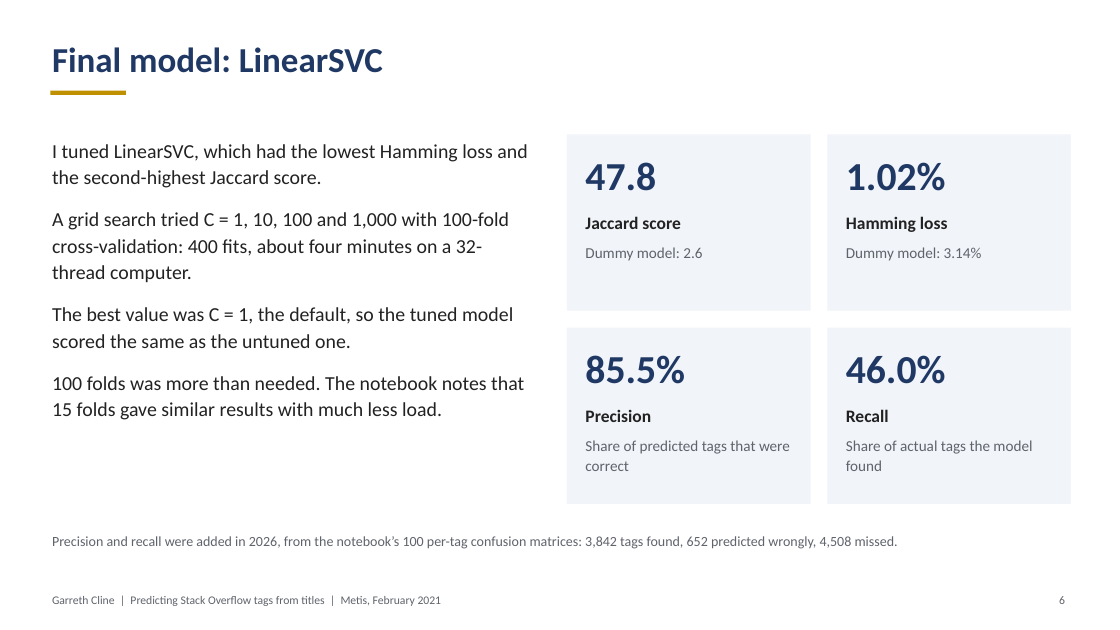
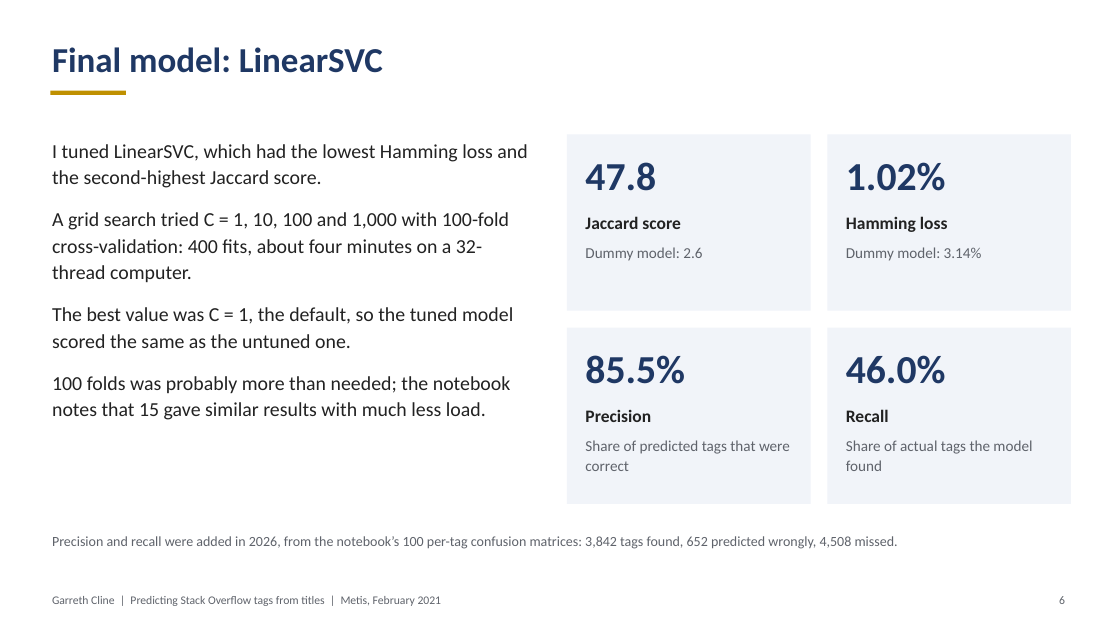
Before and after one commit to garrethcline/Predicting-Tags-from-StackOverflow-Using-Title-Data-, a slide deck: slide 6 of Project 3 Presentation.pptx. Drawn at 1120x630 pixels with LibreOffice and Linux fonts; fonts in the diff are those of the drawing. Boxes give left, top, right and bottom in pixels: in the first picture for what was removed or moved away, otherwise in the second. Text is boxed around its words. In the diff, an @@ line names an element or a change of style, - is before the commit and + after.

```diff
--- a/Project 3 Presentation.pptx
+++ b/Project 3 Presentation.pptx
@@ text at [52, 376, 511, 420]: text changed @@
-100 folds was more than needed. The notebook notes that 15 folds gave similar results with much less load.
+100 folds was probably more than needed; the notebook notes that 15 gave similar results with much less load.
```
Also in this commit, not shown: 6 other slides changed, 2 other files.
